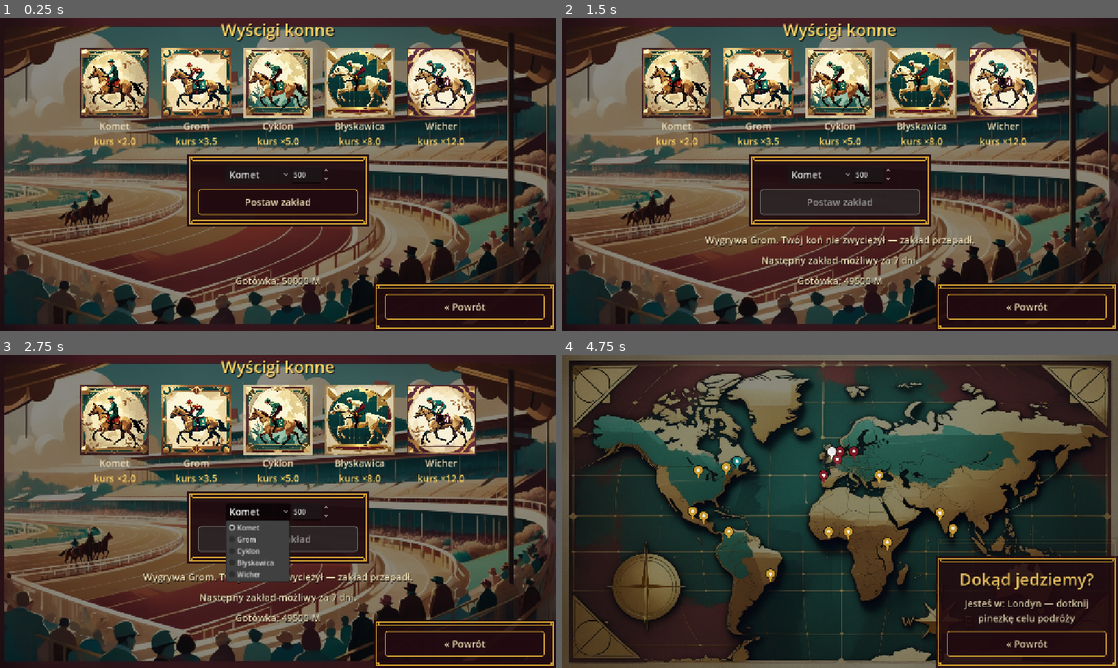
Above: before the commit, frames 1-4 (two rows, left to right).
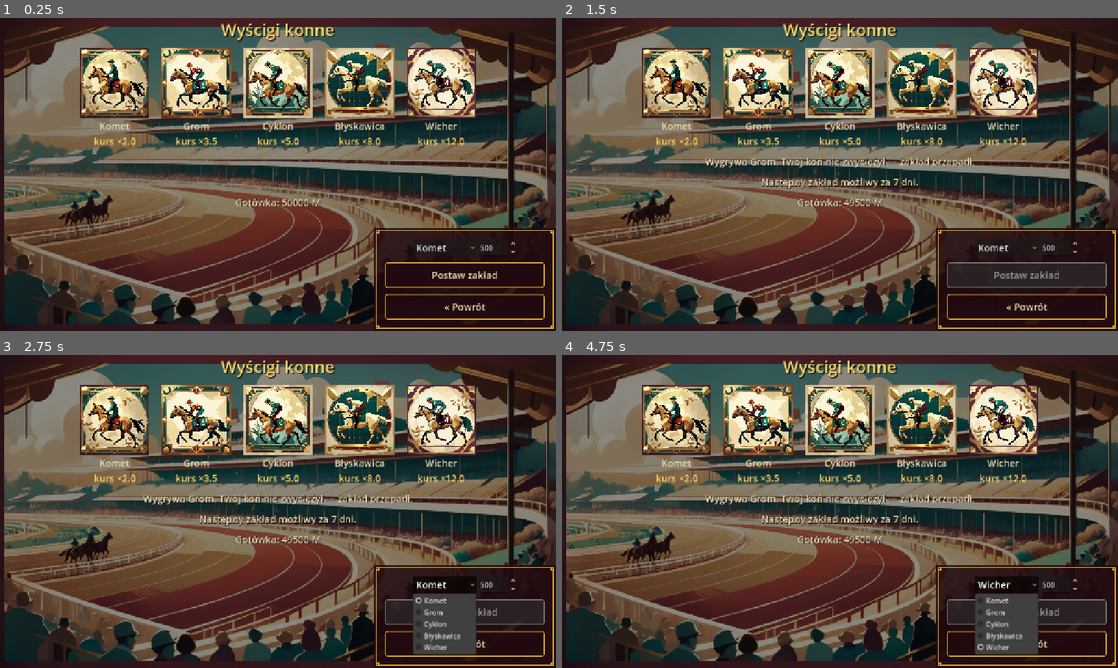
Above: after the commit, the same moments.

Repository: cinekm20/the-forger-retro-tycoon
Game: Godot game, scene res://scenes/races/Races.tscn
Same seed, same stepped clock (60 frames per second), same inputs: the game is played once before the commit and once after it. This scene is started directly instead of the project's main scene.
Inputs (mouse positions are in pixels of both pictures, inside the frame that each line leads up to):
- Up to frame 1 (0.25 s): no input
- Up to frame 2 (1.5 s): click "Postaw zakład" at 0.5 s; click "Pomiń »" at 1.25 s
- Up to frame 3 (2.75 s): click "Komet" at 2 s
- Up to frame 4 (4.75 s): click "« Powrót" at 2.75 s; click (1029, 561) at 3.5 s, where only the run before the commit has a clickable "Jedź »"; click (1006, 583) at 4.25 s, where only the run after the commit has a clickable "Wicher"

The runs differ from the first frame. In frame 1, 11% of the frame differs, in the area x 33-100%, y 43-87%; in frame 2, 12%; in frame 3, 14%; in frame 4, 79%, in the area x 0-100%, y 0-100%.

Commit message:
Races.gd: zakład przeniesiony do wspólnej skrzynki z przyciskiem Powrót
Zgłoszenie użytkownika: dropdown konia, kwota i "Postaw zakład" mają być
w TEJ SAMEJ ozdobnej skrzynce w prawym dolnym rogu co "« Powrót" —
zamiast osobnej skrzynki na środku ekranu. make_root_bottom teraz woła
się bezpośrednio, żeby dołożyć własne kontrolki przed przyciskiem
powrotu w jednej wspólnej ramce.

Co-Authored-By: Claude Sonnet 5 <noreply@anthropic.com>
Claude-Session: https://claude.ai/code/session_01WjdcGYSPdySvPA6GKCaWaN

Diff:
--- a/game/scenes/races/Races.gd
+++ b/game/scenes/races/Races.gd
@@ -107,17 +107,23 @@
 		odds_label.add_theme_color_override("font_color", ScreenHelpers.COLOR_GOLD_BRIGHT)
 		card.add_child(odds_label)
 
+	result_label = ScreenHelpers.make_label(root, "")
+	cooldown_label = ScreenHelpers.make_label(root, "")
+	info_label = ScreenHelpers.make_label(root, "")
+
 	## Zgłoszenie użytkownika: zakład (koń + kwota + przycisk) ma być "ładnie
-	## wyeksponowany" — TA SAMA ozdobna skrzynka Art Deco (złota ramka,
-	## MenuFrame) co przycisk powrotu/sekcje MainMenu.gd, zamiast gołego rzędu
-	## kontrolek luzem na tle. make_boxed_panel (nie make_boxed_row) — potrzeba
-	## DWÓCH wierszy (koń+kwota, potem przycisk pod spodem), a make_boxed_row
-	## daje tylko jeden HBoxContainer.
-	var bet_box: VBoxContainer = ScreenHelpers.make_boxed_panel(root)["content"]
+	## wyeksponowany" i dołączony do TEJ SAMEJ skrzynki w prawym dolnym rogu
+	## co przycisk powrotu — jedna wspólna ozdobna ramka Art Deco (złota
+	## ramka, MenuFrame), nie osobna skrzynka w środku ekranu. TA SAMA
+	## make_root_bottom co boczny panel na TravelMap.gd/Hub.gd, ale tu
+	## dokładamy WŁASNE dzieci (bet_row, przycisk zakładu, przycisk powrotu)
+	## zamiast gotowego make_boxed_back_button (który tworzy swoją OSOBNĄ
+	## skrzynkę) — stąd surowe wywołania make_root_bottom/make_back_button.
+	var corner_box := ScreenHelpers.make_root_bottom(self, true)
 
 	var bet_row := HBoxContainer.new()
 	bet_row.alignment = BoxContainer.ALIGNMENT_CENTER
-	bet_box.add_child(bet_row)
+	corner_box.add_child(bet_row)
 
 	horse_option = OptionButton.new()
 	horse_option.add_theme_font_size_override("font_size", ScreenHelpers.BODY_FONT_SIZE)
@@ -133,20 +139,12 @@
 	bet_spin.value = 500
 	bet_row.add_child(bet_spin)
 
-	bet_button = ScreenHelpers.make_button(bet_box, "Postaw zakład", _on_bet_pressed)
-
-	result_label = ScreenHelpers.make_label(root, "")
-	cooldown_label = ScreenHelpers.make_label(root, "")
-	info_label = ScreenHelpers.make_label(root, "")
-
-	## Ozdobna skrzynka Art Deco w prawym dolnym rogu, TA SAMA co boczny
-	## panel na TravelMap.gd/Hub.gd — zgłoszone przez użytkownika: przycisk
-	## powrotu ma wyglądać tak samo na wszystkich ekranach (oprócz Plantacji).
-	## Zakotwiczona niezależnie od `root`, więc bez rozpychacza. Zmienna (nie
-	## lokalny wywołanie) — disabled na czas animacji wyścigu, patrz
-	## _on_bet_pressed/_on_race_finished, żeby nie dało się wyjść z ekranu w
-	## trakcie.
-	back_btn = ScreenHelpers.make_boxed_back_button(self)
+	bet_button = ScreenHelpers.make_button(corner_box, "Postaw zakład", _on_bet_pressed)
+
+	## Zmienna (nie lokalny wywołanie) — disabled na czas animacji wyścigu,
+	## patrz _on_bet_pressed/_on_race_finished, żeby nie dało się wyjść z
+	## ekranu w trakcie.
+	back_btn = ScreenHelpers.make_back_button(corner_box)
 
 	_update_info()
 	_update_cooldown_status()
